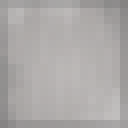
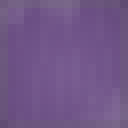
Revision of a layered (128, 128) image; what changed, layer by layer:
"square outline": opacity 26% → 24% over [0, 0, 128, 128]
"Overshade": opacity 32% → 25% over [0, 0, 128, 128]
"brushes": opacity 4% → 2%, blend normal → addition over [0, 0, 120, 128]
"Shader": opacity 37% → 16%, blend normal → hard light over [0, 0, 128, 128]
"New Layer": opacity 100% → 22%, blend normal → lighten over [0, 0, 128, 128]
added layer "New Layer#2" (darken, 30%) above "New Layer#1" over [0, 0, 128, 128]
added layer "New Layer#1" over [0, 0, 128, 128]
